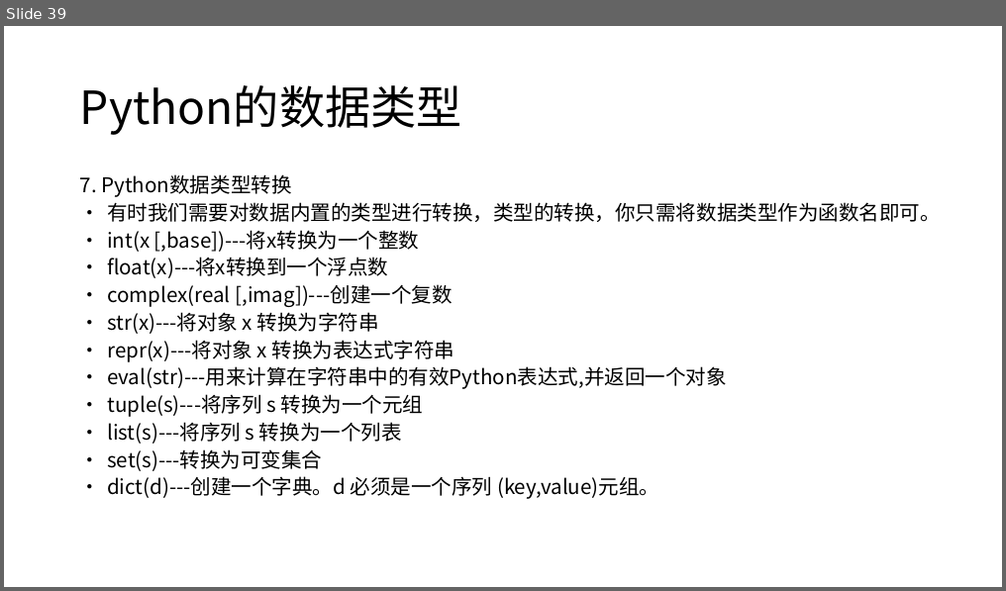
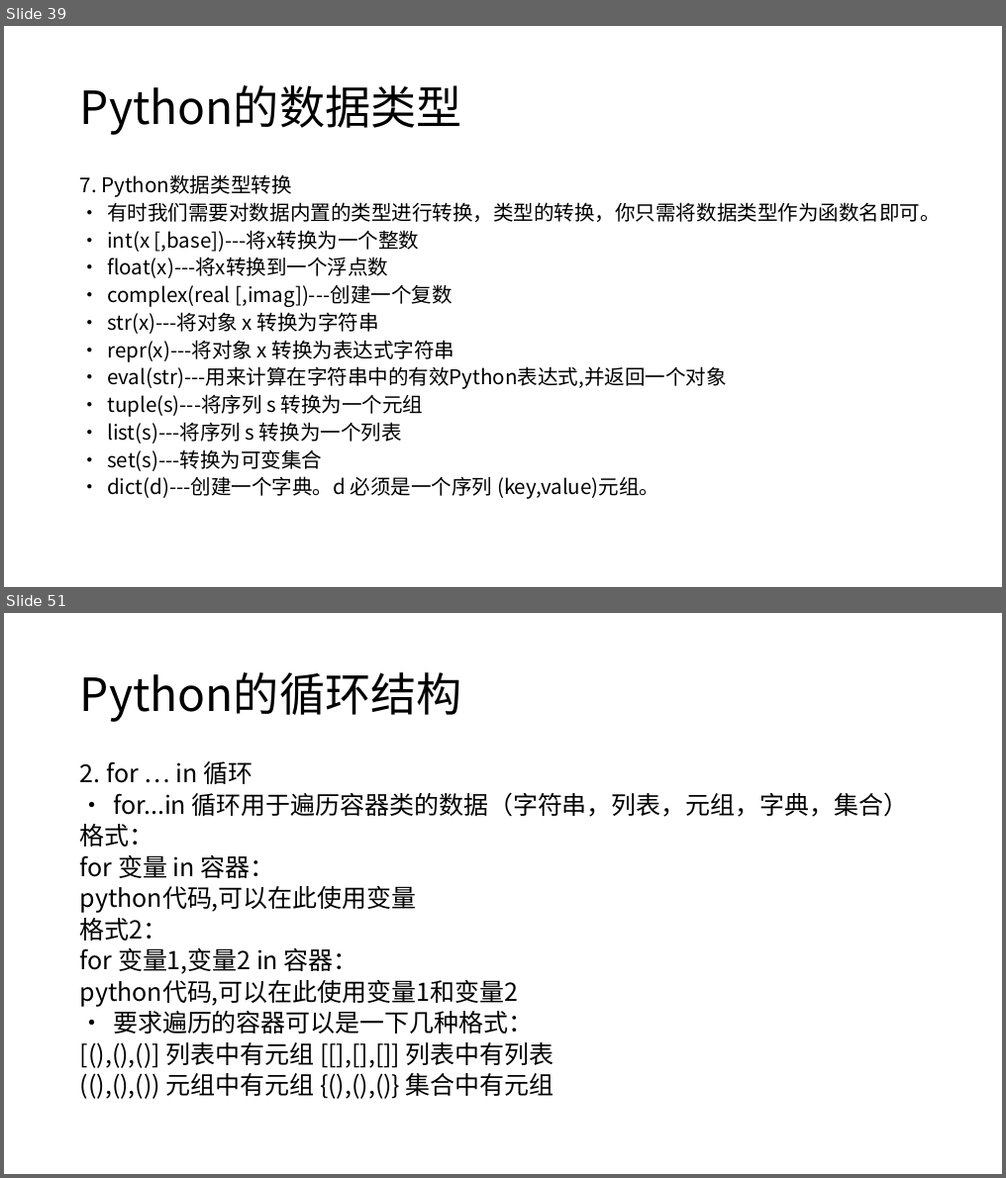
Before and after one commit to kurtchen1988/pythonTec, a slide deck: PPT/Python01.pptx. Shown one above the other, each under a label of ours: slide 39 before the commit, slides 39 and 51 after it; the slides between them are not shown. The pictures are 1006x591 and 1006x1178 pixels, drawn with LibreOffice and Linux fonts; fonts in the diff are those of the drawing. Boxes give left, top, right and bottom in pixels: in the first picture for what was removed or moved away, otherwise in the second. Text is boxed around its words. In the diff, an @@ line names an element or a change of style, - is before the commit and + after.

```diff
--- a/PPT/Python01.pptx
+++ b/PPT/Python01.pptx
@@ slide 51 added at (x1=4, y1=613, x2=1002, y2=1174), background #FFFFFF @@
@@ title added at (x1=80, y1=672, x2=462, y2=722), 44 pt, text #000000 @@
+Python的循环结构
@@ text added at (x1=80, y1=761, x2=909, y2=1096), 23.8 pt, text #000000 @@
+2. for … in 循环
+• for...in 循环用于遍历容器类的数据（字符串，列表，元组，字典，集合）
+格式：
+for 变量 in 容器：
+python代码,可以在此使用变量
+格式2：
+for 变量1,变量2 in 容器：
+python代码,可以在此使用变量1和变量2
+• 要求遍历的容器可以是一下几种格式：
+[(),(),()] 列表中有元组 [[],[],[]] 列表中有列表
+((),(),()) 元组中有元组 {(),(),()} 集合中有元组
```
Also in this commit, not shown: 2 slides changed, 14 other slides added, 3 other files.
